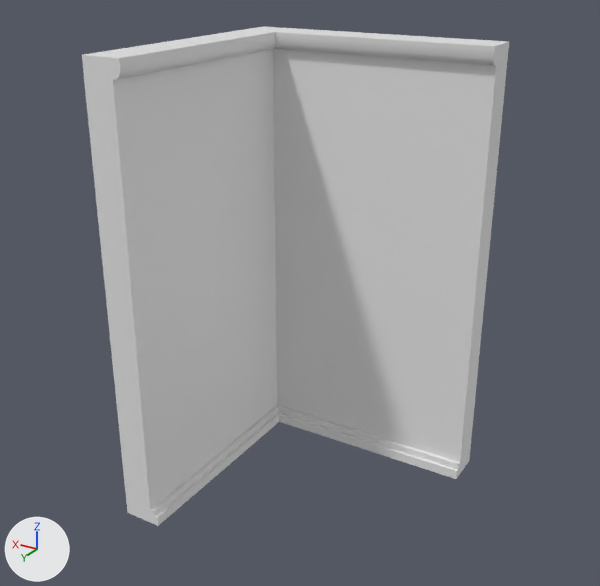
An edit to the FBX model Assets/Models/Box_Office/SM_Wall_Foyer_Corner.fbx, drawn before and after from the same camera.
Before and after are seen from a 50 mm camera at (-4.48, 6.81, 4.78) aimed at (-1.28, 1.46, 2.11). The axes (+X, +Y, +Z) are drawn at lower left. The lights are the same throughout. The older version comes first. Where no turn or scale is listed for an object, it has been applied to the vertices.

Script lines for the objects in view, before the commit:
```python
me_cube_386 = bpy.data.meshes.new('Cube.386')
me_cube_386.from_pydata(...)  # 41 vertices, 50 faces; spans x -2.36..0.0, y 0.0..2.36, z 0.0..4.0
# faces by material slot: [4, 46]
me_cube_386.materials.append(mat_papel_perede)  # its picture is missing
me_cube_386.materials.append(mat_trim)  # its picture is missing
ob_sm_wall_foyer_corner = bpy.data.objects.new('SM_Wall_Foyer_Corner', me_cube_386)
ob_sm_wall_foyer_corner.location = (0.0, 0.0, 0.0)
```
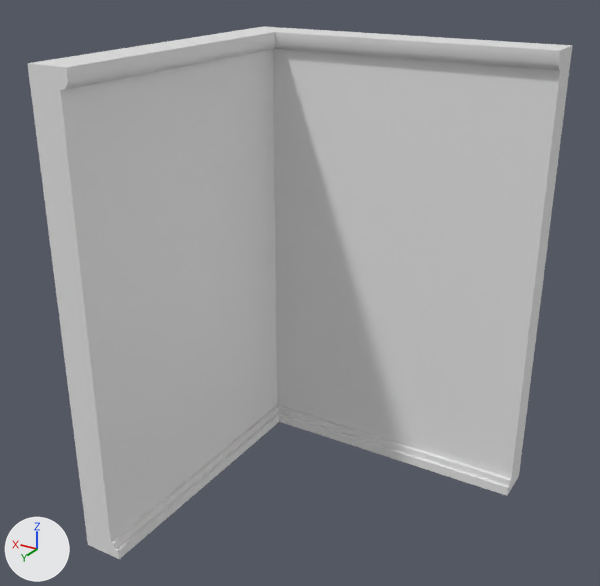
Patch to the scene script:
```diff
--- a/Assets/Models/Box_Office/SM_Wall_Foyer_Corner.fbx.py
+++ b/Assets/Models/Box_Office/SM_Wall_Foyer_Corner.fbx.py
@@ me_cube_386 @@
 # used by ob_sm_wall_foyer_corner; location = (0.0, 0.0, 0.0)
-me_cube_386.from_pydata(...)  # 41 vertices, 50 faces; spans x -2.36..0.0, y 0.0..2.36, z 0.0..4.0
+me_cube_386.from_pydata(...)  # 41 vertices, 50 faces; spans x -2.86..0.0, y 0.0..2.86, z 0.0..4.0
+# me_cube_386 part 1: all 14 vertices in x -0.36..0.0, y 2.36, z 0.0..4.0 are moved by (0.0, 0.5, 0.0)
+# me_cube_386 part 2: all 14 vertices in x -2.36, y 0.0..0.36, z 0.0..4.0 are moved by (-0.5, 0.0, 0.0)
 me_cube_386.materials.append(mat_papel_perede)
```

Location of each change, (x1, y1, x2, y2) in pixels of the pictures (600 x 586 px; the box of a moved part takes in the faces that stretch with it):
'SM_Wall_Foyer_Corner', reshaped (28% wider, 7% taller): before (82, 26, 509, 526); after (27, 26, 572, 559)
part 1 of me_cube_386, moved or reshaped: before (82, 27, 279, 526); after (27, 27, 279, 559)
part 2 of me_cube_386, moved or reshaped: before (263, 26, 509, 479); after (263, 26, 572, 496)
